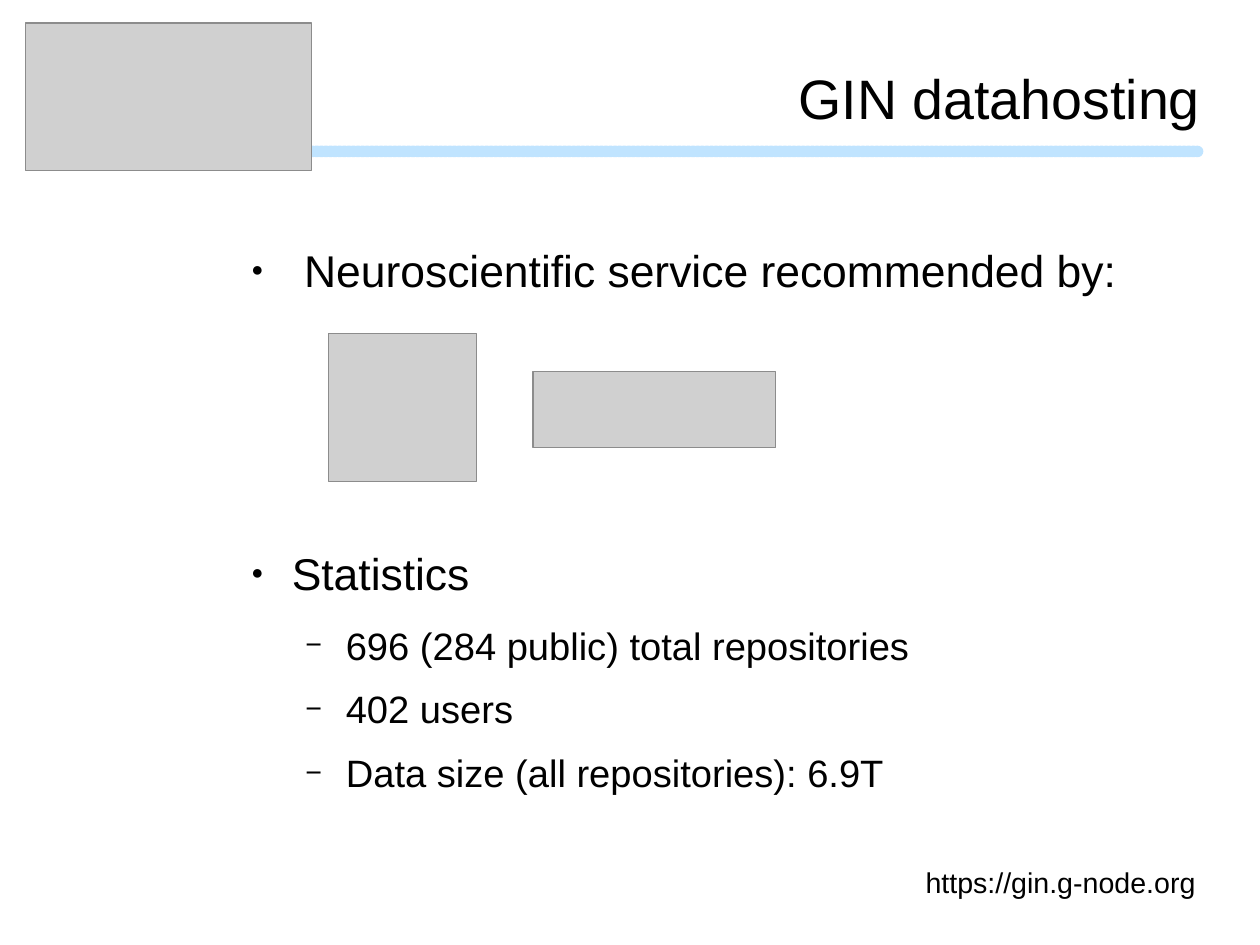
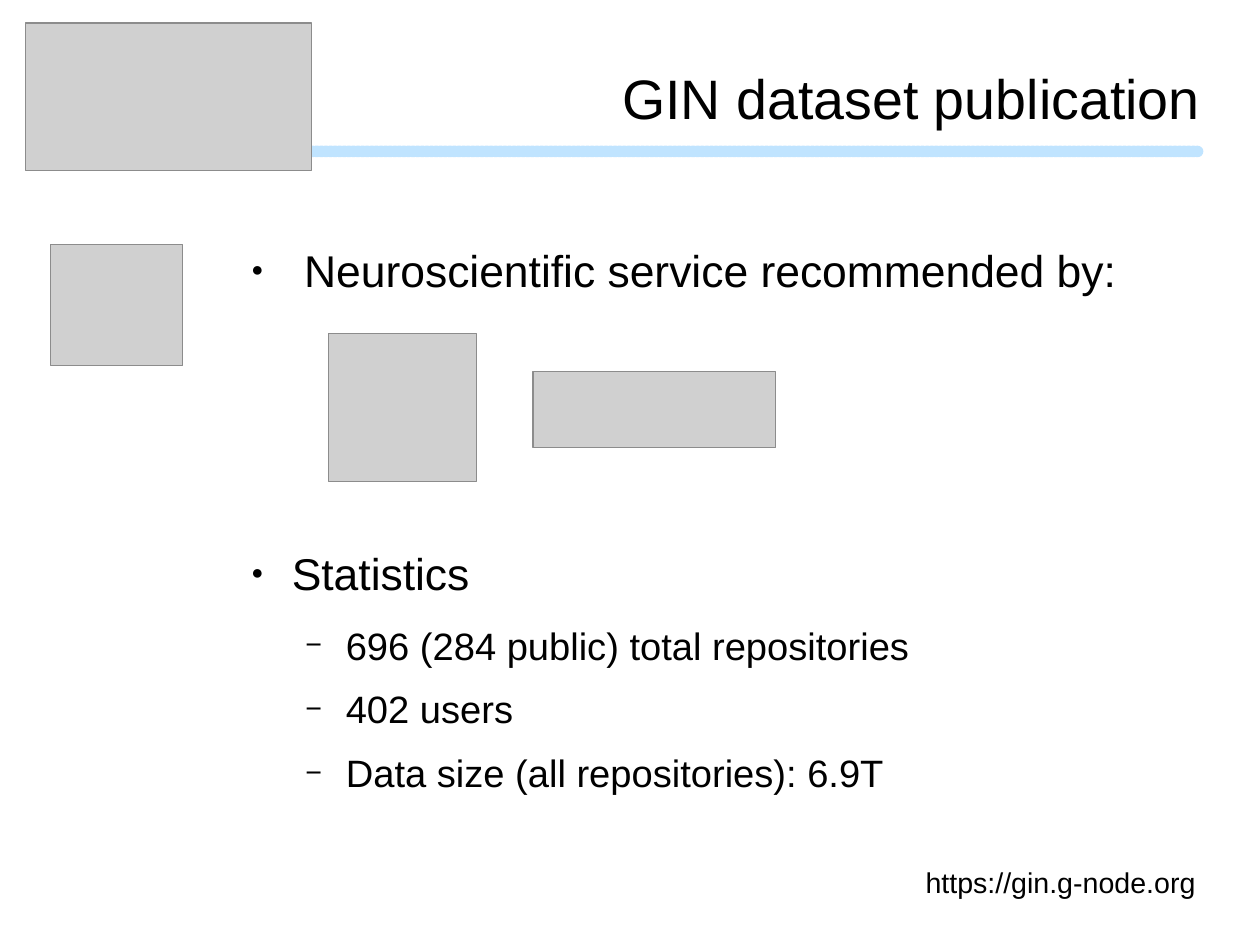
Before and after one commit to mpsonntag/prespost, a slide deck: slide 4 of 202104_INCF_online/Koutsou_Sonntag_GIN.odp. Drawn at 1260x945 pixels with LibreOffice and Linux fonts; fonts in the diff are those of the drawing; grey boxes stand for pictures; background and template pictures are left out. Boxes give left, top, right and bottom in pixels: in the first picture for what was removed or moved away, otherwise in the second. Text is boxed around its words. In the diff, an @@ line names an element or a change of style, - is before the commit and + after.

```diff
--- a/202104_INCF_online/Koutsou_Sonntag_GIN.odp
+++ b/202104_INCF_online/Koutsou_Sonntag_GIN.odp
@@ text at (622,78,1200,129): text changed @@
-GIN datahosting
+GIN dataset publication
@@ picture added at (50,245,183,366) @@
```
Also in this commit, not shown: 2 other slides changed.
